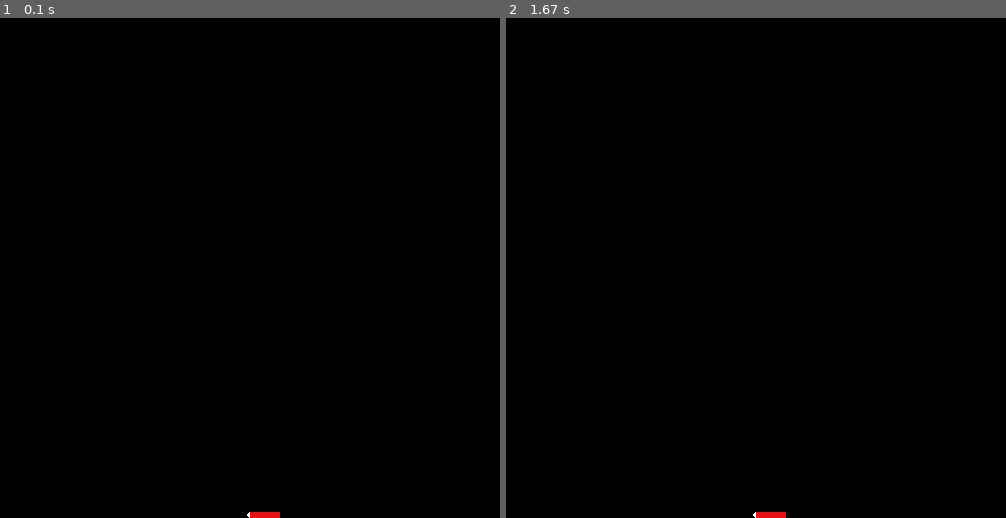
Above: before the commit, frames 1-2 (left to right).
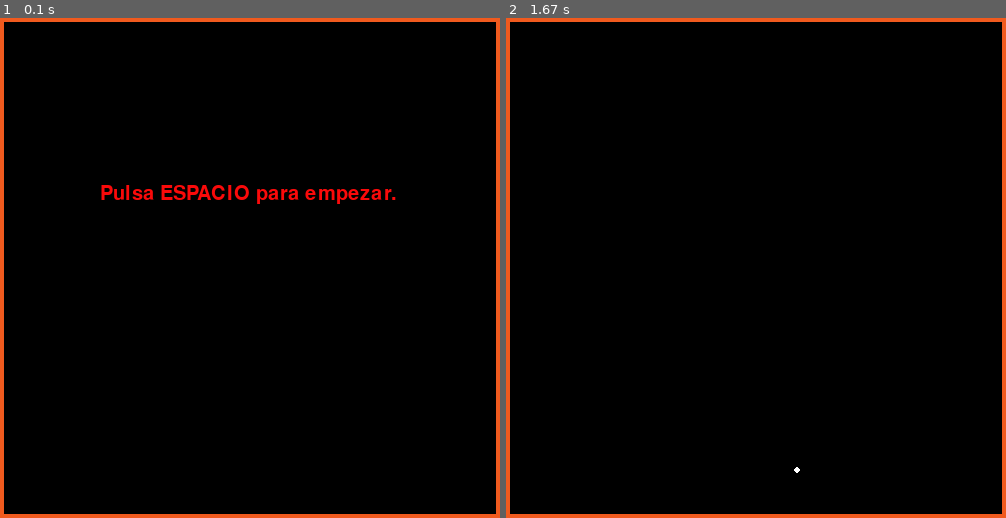
Above: after the commit, the same moments.

Repository: ibasa14/Pygame-PyQt-Tutorial
Game: pygame game, started from BrickBreakerGame.py
The game is run twice, just before and just after one commit, with the same random seed, the same clock (stepped at 60 frames per second) and the same inputs.
Inputs:
- Up to frame 1 (0.1 s): no input
- Up to frame 2 (1.67 s): tap Space at 0.33 s

The runs differ from the first frame. In frame 1, 4.1% of the frame differs, in the area x 0-100%, y 0-100%; in frame 2, 3.2%.

Commit message:
breakbreaker movimiento de la pelota y paredes

Diff:
--- a/BrickBreakerGame.py
+++ b/BrickBreakerGame.py
@@ -1,19 +1,49 @@
 import pygame
 import os
 import math
+import numpy as np
 
 PANEL_SPEED = 20
+BALL_SPEED = 1
 PANEL_COLOR = (230, 15, 20)
 BALL_COLOR = (255, 255, 255)
 BACKGROUND_COLOR = (0,0,0)
+WALL_COLOR = (240, 90, 30)
 
 
 class Ball():
-    def __init__(self, color = BALL_COLOR, radius = 3, **kwargs):
+    def __init__(self, color = BALL_COLOR, radius = 3, speed = BALL_SPEED, **kwargs):
         self.color = color
         self.radius = radius
         self.x_position = kwargs.get('initial_x')
         self.y_position = kwargs.get('initial_y')
+        self.speed = speed
+        self.static = True
+
+    def move(self, angle):
+        self.x_position = self.x_position + round(math.cos(math.radians(angle) * self.speed))
+        self.y_position = self.y_position + round(math.sin(math.radians(angle) * -(self.speed)))
+
+
+class Wall():
+    def __init__(self, x_position, y_position, width, height, angle, color = WALL_COLOR):
+        self.x_position = x_position
+        self.y_position = y_position
+        self.width = width
+        self.height = height
+        self.angle = angle
+        self.color = color
+
+    def __repr__(self):
+        return "Wall\n" + \
+                f"\tx_position: {self.x_position}\n" + \
+                f"\ty_position: {self.y_position}\n" + \
+                f"\theight: {self.height}\n" + \
+                f"\twidth: {self.width}\n" + \
+                f"\tangle: {self.angle}\n" + \
+                f"\tcolor: {self.color}\n"
+
+
 
 
 class Panel():
@@ -33,62 +63,124 @@
             self.x_position -= self.speed
             self.y_position = self.y_position
 
-    def has_collide(self):
-        pass
-
 
 class BrickBreakerGame():
     def __init__(self):
         self.game = pygame.init()
         self.display = pygame.display.set_mode((500, 500))
-        self.ball = Ball(initial_x = int(self.display.get_width()/2), initial_y = self.display.get_height())
-        self.panel = Panel(initial_x = int(self.display.get_width()/2), initial_y = self.display.get_height())
+        #self.panel = Panel(initial_x = int(self.display.get_width()/2), initial_y = self.display.get_height())
         self.playing = True
         self.game_over = False
         self.background = BACKGROUND_COLOR
         self.move_ticker = 0
+        self.right_wall = Wall(self.display.get_width(), 0, 4, self.display.get_height(), 270)
+        self.left_wall = Wall(0, 0, 4, self.display.get_height(), 90)
+        self.top_wall = Wall(0, 0, self.display.get_width(), 4, 180)
+        self.bottom_wall = Wall(0, self.display.get_height(), self.display.get_width(),  4, 0)
+        self.ball = Ball(initial_x = int(self.display.get_width()/2), initial_y = self.display.get_height() - 3 - self.bottom_wall.height)
+        self.objects_dict = {
+                            'right_wall': self.right_wall,
+                            'left_wall': self.left_wall,
+                            'top_wall': self.top_wall,
+                            'bottom_wall': self.bottom_wall
+                             }
+        self.show_walls_info()
+        self.clock = pygame.time.Clock()
+        self.started = False
+        self.angle = None
         self.play()
 
+    def start_message(self):
+
+        message = pygame.font.SysFont(None, 30).render('Pulsa ESPACIO para empezar.',\
+														True, (250, 10, 10))
+        self.display.blit(message, [int(self.display.get_width()/5), int(self.display.get_height()/3)])
+        pygame.display.update()
+
+        while True:
+            for event in pygame.event.get():
+                if event.type == pygame.QUIT:
+                    quit()
+                if event.type == pygame.KEYDOWN:
+                    if event.key == pygame.K_SPACE:
+                        self.ball.static = False
+                        self.angle = 60 #np.random.randint(35, 145)
+                        print(f"este es el valor de angle: {self.angle}")
+                        self.started = True
+                        return
+
+
+    def show_walls_info(self):
+        print(self.right_wall)
+        print(self.left_wall)
+        print(self.top_wall)
+
+    def draw_walls(self):
+        pygame.draw.rect(self.display, self.right_wall.color, [self.right_wall.x_position - self.right_wall.width, self.right_wall.y_position,\
+                                                                self.right_wall.width, self.right_wall.height])
+        pygame.draw.rect(self.display, self.left_wall.color, [self.left_wall.x_position, self.left_wall.y_position,\
+                                                                self.left_wall.width, self.left_wall.height])
+        pygame.draw.rect(self.display, self.top_wall.color, [self.top_wall.x_position, self.top_wall.y_position ,\
+                                                                self.top_wall.width, self.top_wall.height])
+        pygame.draw.rect(self.display, self.bottom_wall.color, [self.bottom_wall.x_position, self.bottom_wall.y_position - self.bottom_wall.height ,\
+                                                                self.bottom_wall.width, self.bottom_wall.height])
     def draw_panel(self):
         pygame.draw.rect(self.display, self.panel.color, [self.panel.x_position, self.panel.y_position - self.panel.height,\
                                                           self.panel.width, self.panel.height])
 
     def draw_ball(self):
-        pygame.draw.circle(self.display, self.ball.color, (int(self.ball.x_position), int(self.ball.y_position - self.ball.radius)), self.ball.radius)
+        pygame.draw.circle(self.display, self.ball.color, (int(self.ball.x_position), int(self.ball.y_position)), self.ball.radius)
+
+    def check_collide(self):
+        for key in self.objects_dict.keys():
+            if self.ball.x_position == self.objects_dict[key].x_position and \
+                self.ball.x_position == self.objects_dict[key].x_position:
+                print(f'hubo una colision en {key}')
 
     def play(self):
         while self.playing:
             self.display.fill(self.background)
-            if  self.game_over:
+            self.draw_walls()
+            if not self.started:
+                self.start_message()
+            if self.game_over:
                 pass
             for event in pygame.event.get():
                 if event.type == pygame.QUIT:
                     quit()
-                """
-                if event.type == pygame.KEYDOWN:
-                    if event.key == pygame.K_RIGHT:
+
+            if self.ball.static == False:
+                self.ball.move(self.angle)
+
+
+            """if event.key == pygame.K_RIGHT:
                         self.panel.move('right')
                         pygame.key.set_repeat(1, 10)
                     if event.key == pygame.K_LEFT:
                         self.panel.move('left')
                         pygame.key.set_repeat(1, 10)
                 """
-                keys = pygame.key.get_pressed()
+            """keys = pygame.key.get_pressed()
 
-                if keys[pygame.K_LEFT]:
-                    if self.move_ticker == 0:
-                        self.move_ticker = 10
-                        self.panel.move('left')
+            if keys[pygame.K_LEFT]:
+                if self.move_ticker == 0:
+                    self.move_ticker = 10
+                    self.panel.move('left')
 
-                if keys[pygame.K_RIGHT]:
-                    if self.move_ticker == 0:
-                        self.move_ticker = 10
-                        self.panel.move('right')
+            if keys[pygame.K_RIGHT]:
+                if self.move_ticker == 0:
+                    self.move_ticker = 10
+                    self.panel.move('right')"""
 
-            if self.move_ticker > 0:
-                self.move_ticker -= 1
+            """if self.move_ticker > 0:
+                self.move_ticker -= 1"""
+            """if not self.ball.static:
+                self.ball.move(self.angle)"""
+            self.check_collide()
             self.draw_ball()
-            self.draw_panel()
+            #self.draw_panel()
             pygame.display.update()
+            self.clock.tick(30)
+
 if __name__ == '__main__':
     brick_breaker_game = BrickBreakerGame()
